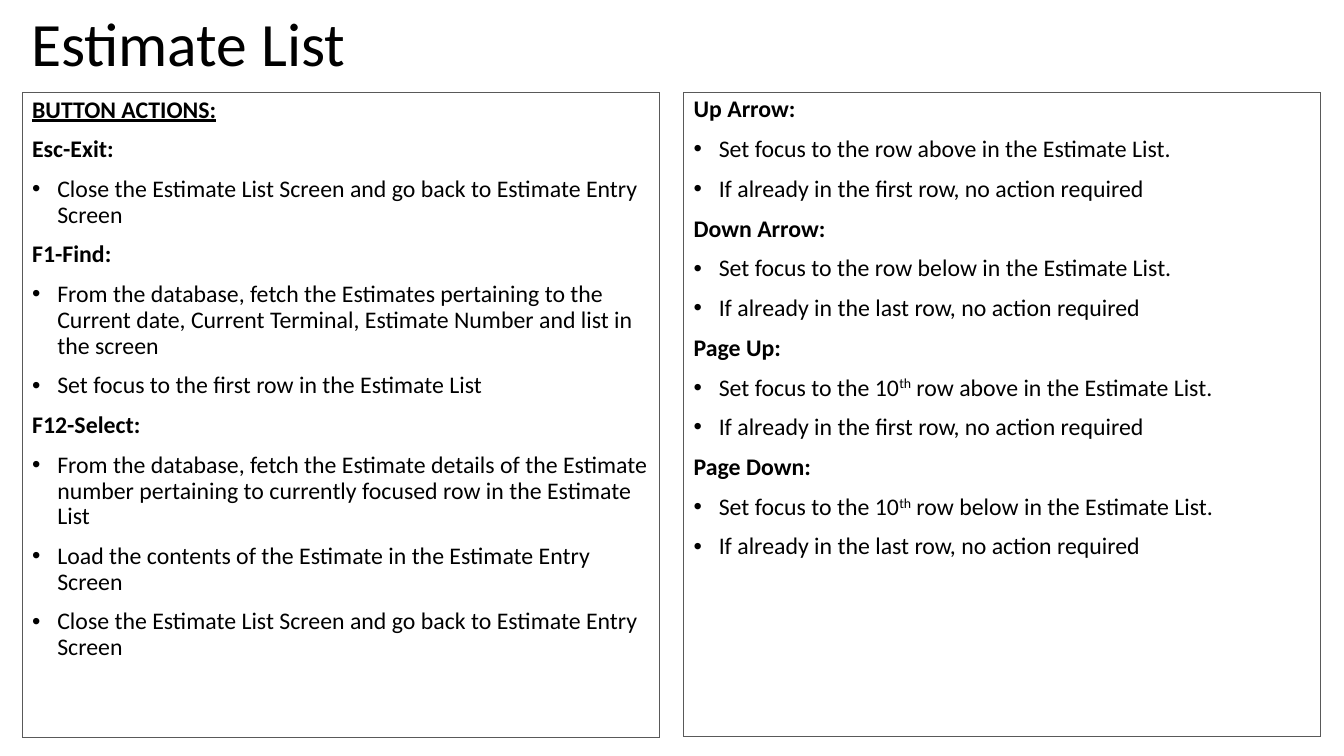
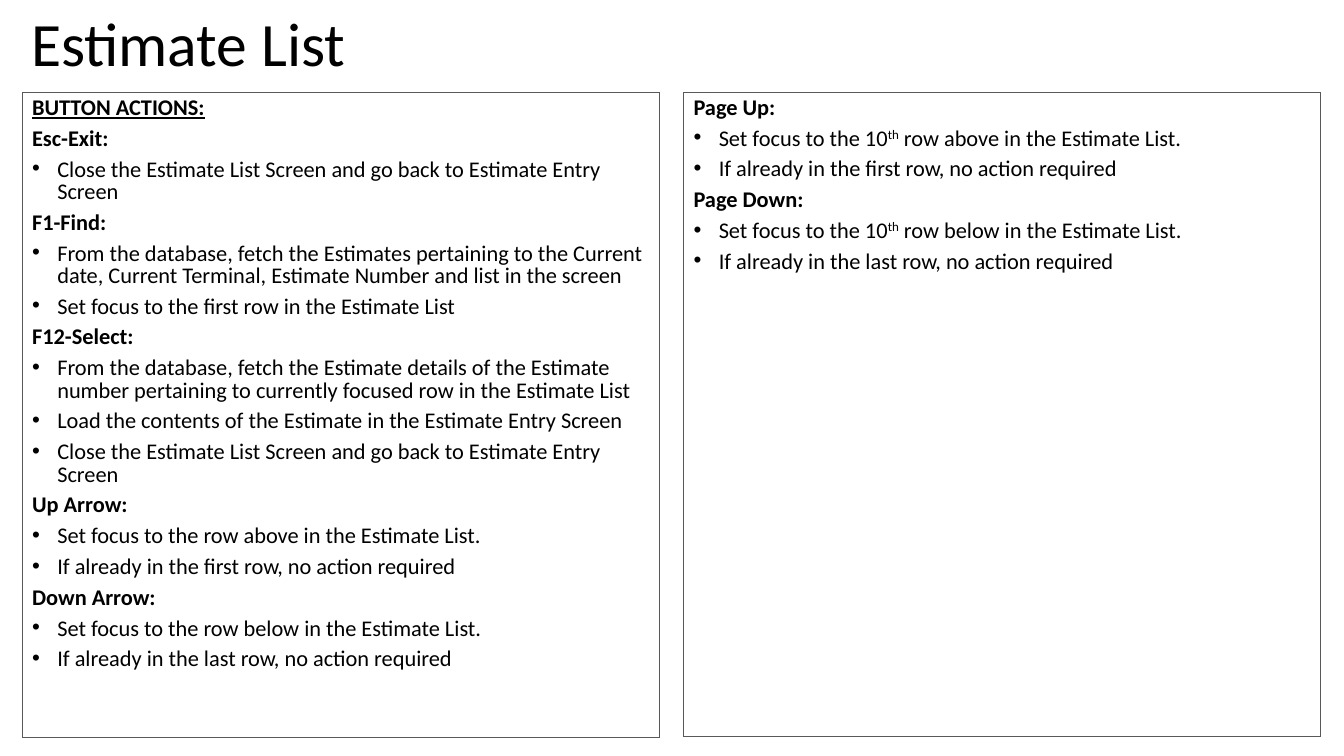
Before and after one commit to valignit/Documents, a slide deck: slide 9 of brief-specs.pptx. Drawn at 1344x756 pixels with LibreOffice and Linux fonts; fonts in the diff are those of the drawing. Boxes give left, top, right and bottom in pixels: in the first picture for what was removed or moved away, otherwise in the second. Text is boxed around its words. In the diff, an @@ line names an element or a change of style, - is before the commit and + after.

```diff
--- a/brief-specs.pptx
+++ b/brief-specs.pptx
@@ text in rectangle at (x1=32, y1=100, x2=642, y2=482): size 17 to 16 pt in "BUTTON ACTIONS:", "Esc-Exit:", "Close the Estimate List Screen and go ...", "F1-Find:" and 6 more places; line spacing 0.9 to 16pt; less space between paragraphs @@
@@ rectangle "Page Up:" at (x1=684, y1=93, x2=1321, y2=737): size 17 to 16 pt; line spacing 0.9 to 16pt; less space between paragraphs @@
@@ text in rectangle at (x1=694, y1=101, x2=1172, y2=320): paragraphs removed @@
-Up Arrow:
-• Set focus to the row above in the Estimate List.
-• If already in the first row, no action required
-Down Arrow:
-• Set focus to the row below in the Estimate List.
-• If already in the last row, no action required
@@ text in rectangle at (x1=32, y1=497, x2=481, y2=670): paragraphs added @@
+Up Arrow:
+• Set focus to the row above in the Estimate List.
+• If already in the first row, no action required
+Down Arrow:
+• Set focus to the row below in the Estimate List.
+• If already in the last row, no action required
```
Also in this commit, not shown: 34 other slides changed.
